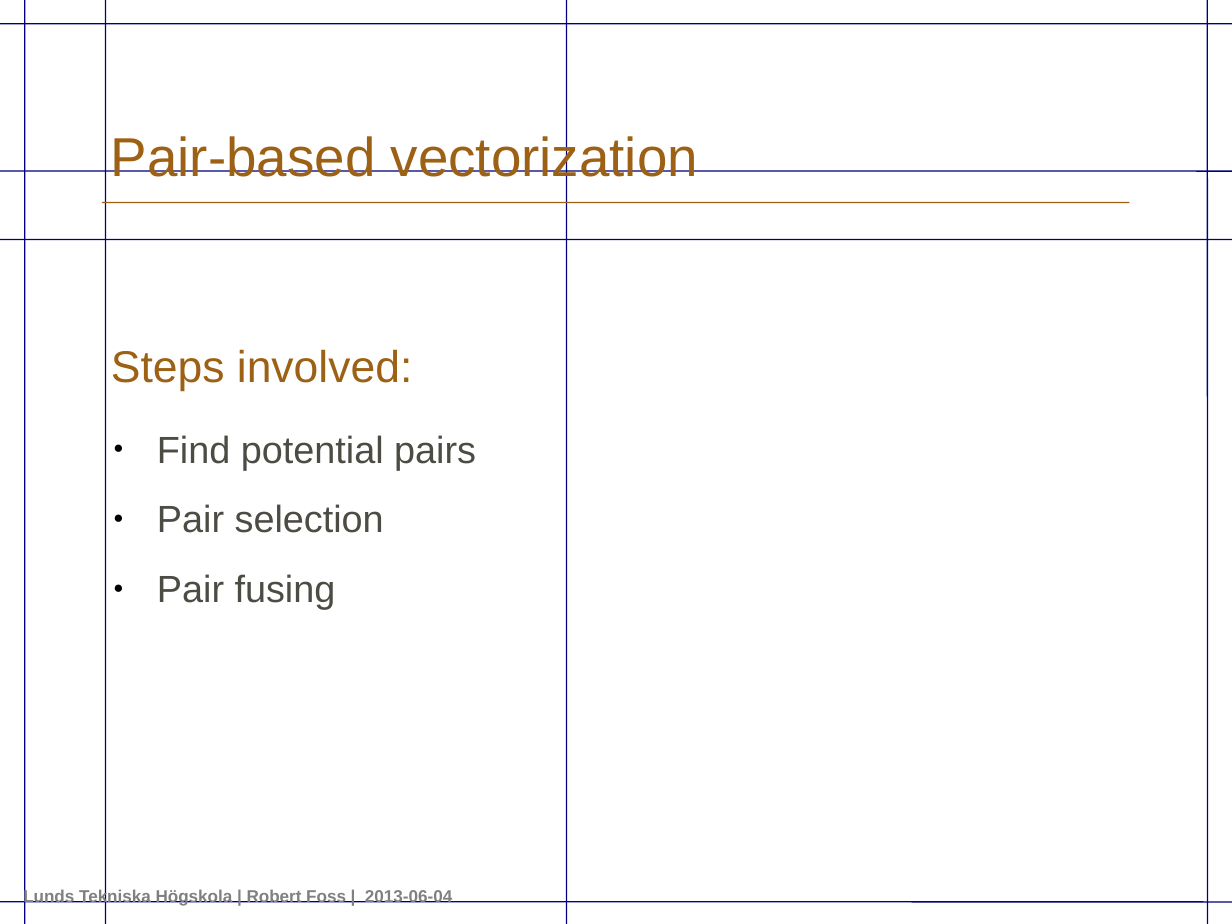
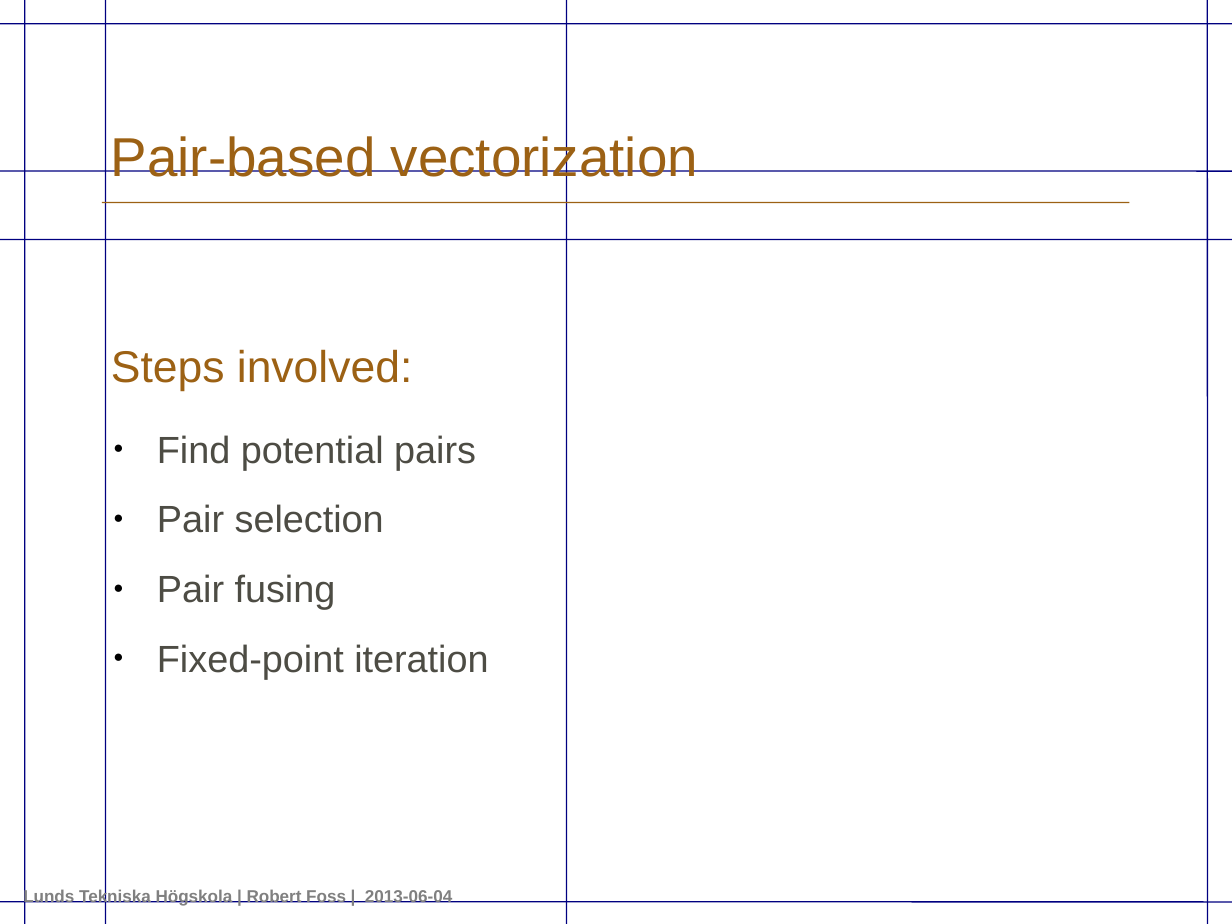
Before and after one commit to robertfoss/masters_thesis, a slide deck: slide 20 of presentation/presentation.odp. Drawn at 1232x924 pixels with LibreOffice and Linux fonts; fonts in the diff are those of the drawing. Boxes give left, top, right and bottom in pixels: in the first picture for what was removed or moved away, otherwise in the second. Text is boxed around its words. In the diff, an @@ line names an element or a change of style, - is before the commit and + after.

```diff
--- a/presentation/presentation.odp
+++ b/presentation/presentation.odp
@@ text at (157, 644, 488, 679): paragraph added @@
+● Fixed-point iteration
```
Also in this commit, not shown: 4 other slides changed, 1 other file.
